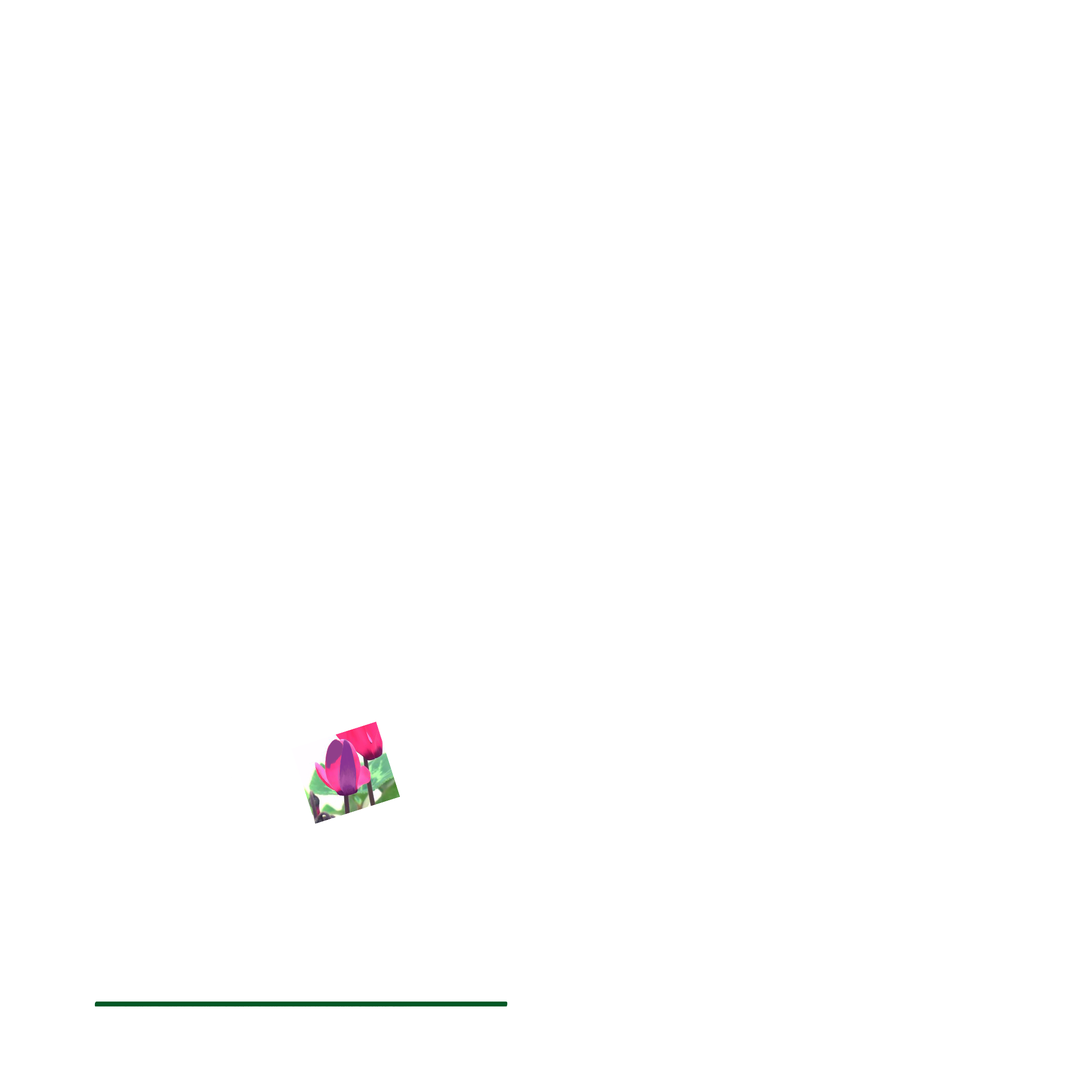
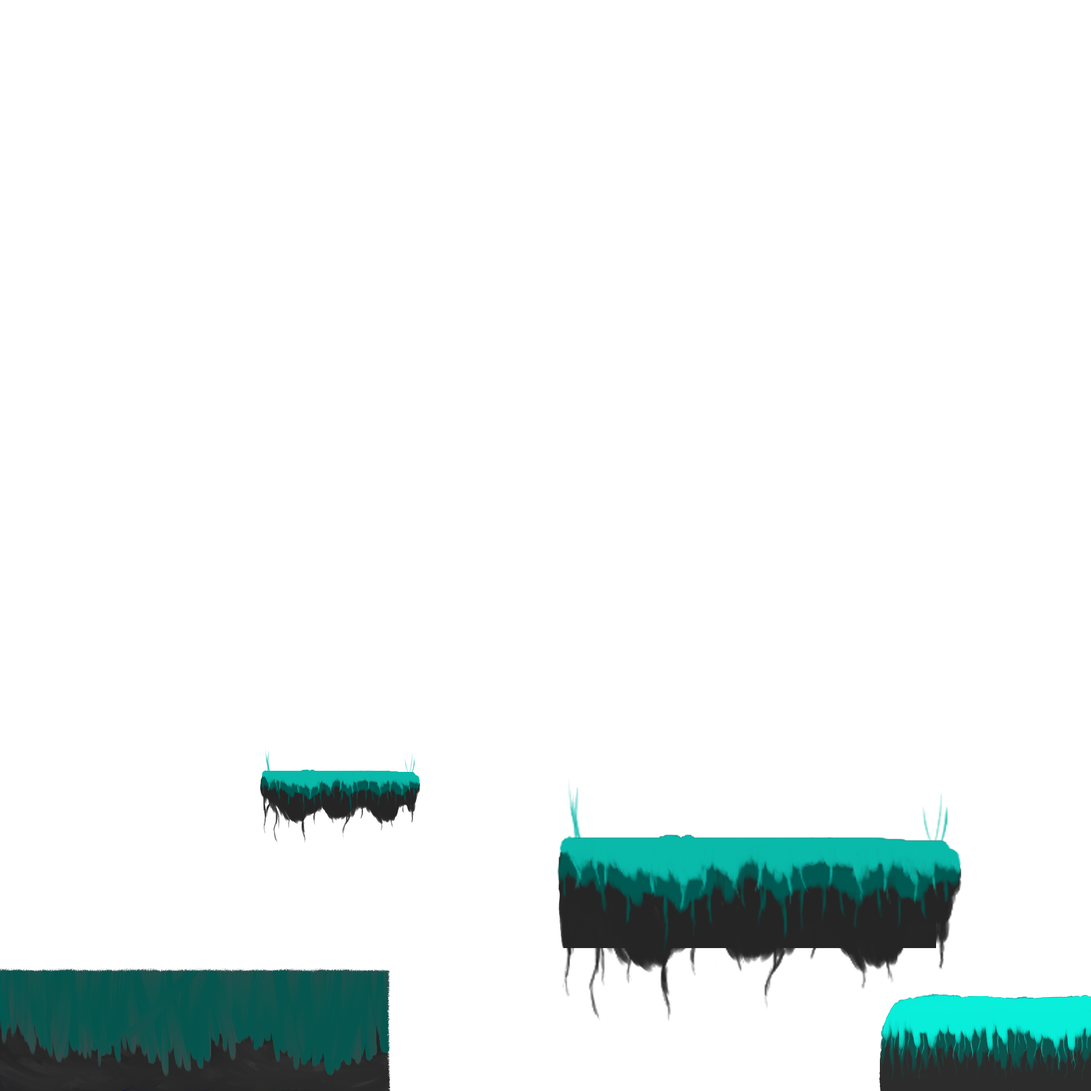
Before/after of a 1091px x 1091px layered artwork. What changed in the layer stack:
hid group "Group 12" (82 layers) over [94, 722, 508, 1010]
showed group "Ground" (8 layers) over [0, 967, 1091, 1091]
showed group "Platform copy" (5 layers) over [557, 778, 962, 1023]
showed group "Platform" (5 layers) over [260, 747, 421, 844]
